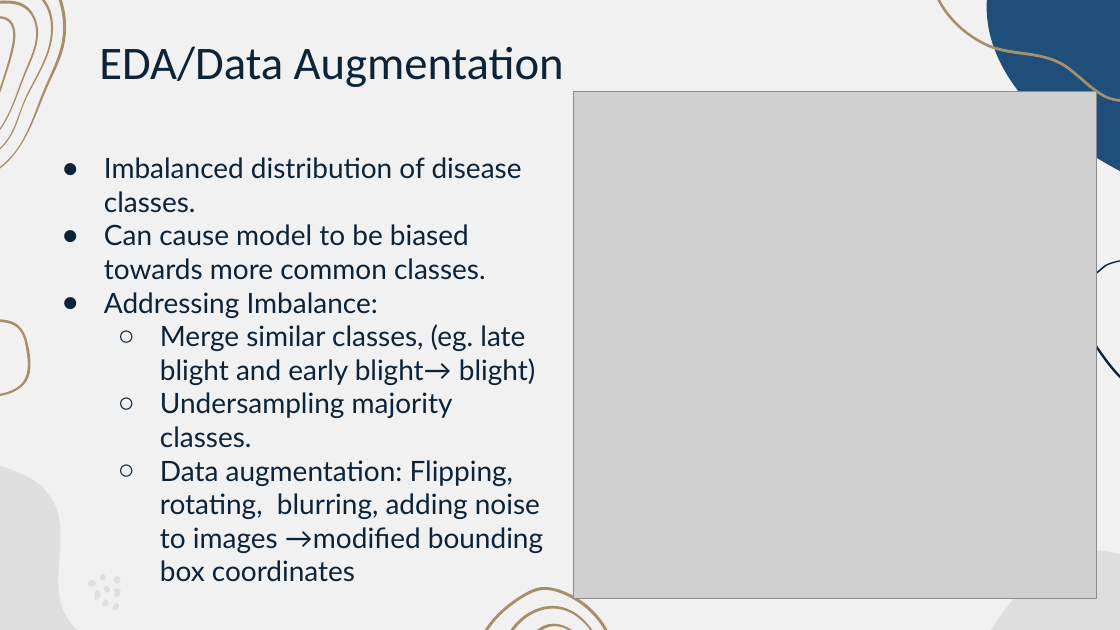
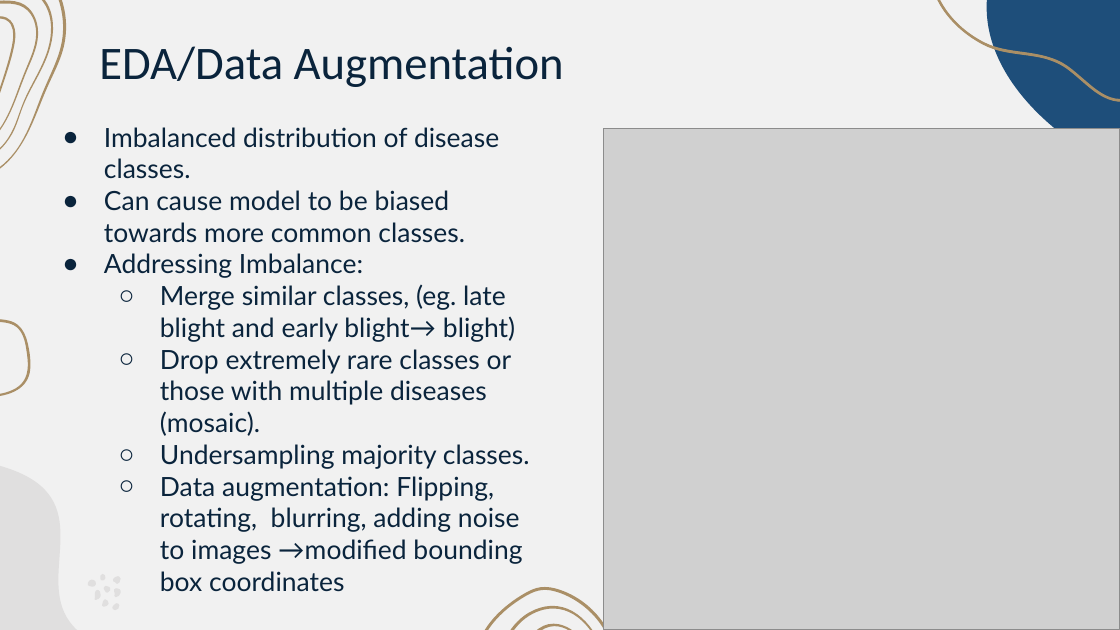
Before and after one commit to ljtaylor99/AAI-521-Final-Project, a slide deck: slide 4 of Final Project Presentation-Team 4 .pptx. Drawn at 1120x630 pixels with LibreOffice and Linux fonts; fonts in the diff are those of the drawing; grey boxes stand for pictures. Boxes give left, top, right and bottom in pixels: in the first picture for what was removed or moved away, otherwise in the second. Text is boxed around its words. In the diff, an @@ line names an element or a change of style, - is before the commit and + after.

```diff
--- a/Final Project Presentation-Team 4 .pptx
+++ b/Final Project Presentation-Team 4 .pptx
@@ text "Imbalanced distribution of disease classes.": place and size @@
-text "Imbalanced distribution of disease classes." at [104,157,543,553]
+text "Imbalanced distribution of disease classes." at [104,127,530,592]
@@ text at [104,127,530,592]: size 18 to 17 pt in "Imbalanced distribution of disease classes.", "Can cause model to be biased towards ...", "Addressing Imbalance:", "Merge similar classes, (eg. late blight and ..." and 2 more places; indent changed @@
@@ picture: place and size @@
-picture at [573,92,1096,599]
+picture at [603,129,1120,630]
@@ text at [160,349,512,436]: paragraph added @@
+  ○ Drop extremely rare classes or those with multiple diseases (mosaic).
```
Also in this commit, not shown: 1 other slide changed.
